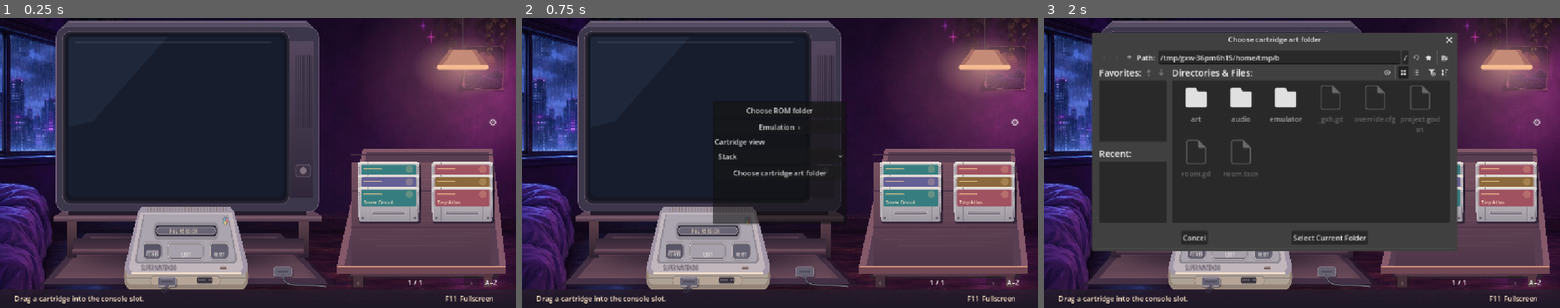
Above: before the commit, frames 1-3 (left to right).
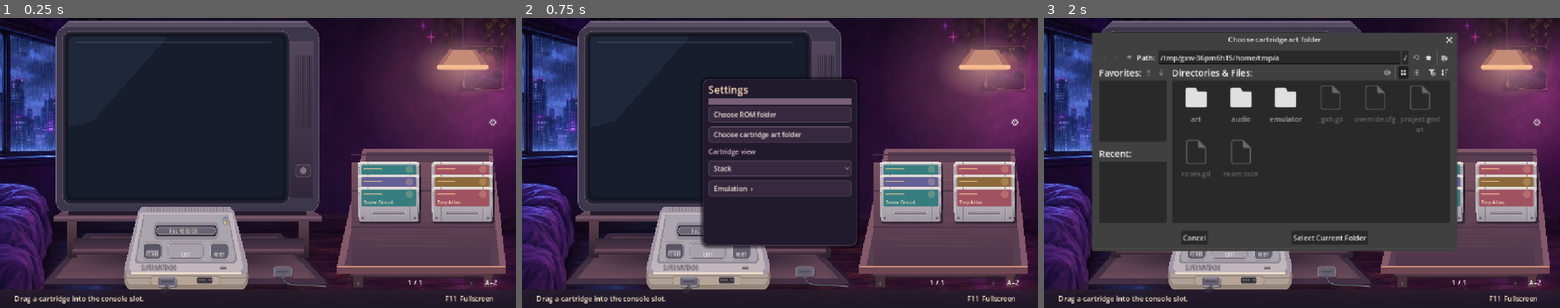
Above: after the commit, the same moments.

Repository: BaconBaps/snes
Game: Godot game, scene res://room.tscn
The game is run twice, just before and just after one commit, with the same random seed, the same clock (stepped at 60 frames per second) and the same inputs.
Inputs:
- Up to frame 1 (0.25 s): no input
- Up to frame 2 (0.75 s): click "⚙" at 0.5 s
- Up to frame 3 (2 s): click "Choose cartridge art folder" at 1.25 s

The runs differ from the first frame. In frame 1, less than 0.1% of the frame differs, in the area x 79-94%, y 49-60%; in frame 2, 9.6%, in the area x 34-94%, y 20-80%; in frame 3, less than 0.1%.

Commit message:
Style settings to match the room and mirror cartridge seam

Diff:
--- a/room.gd
+++ b/room.gd
@@ -203,6 +203,55 @@
 	if config.save(SETTINGS_PATH) != OK:
 		push_warning("Could not save Bedroom Arcade settings.")
 
+func settings_style(fill: String, edge: String, radius: int) -> StyleBoxFlat:
+	var style := StyleBoxFlat.new()
+	style.bg_color = Color(fill)
+	style.border_color = Color(edge)
+	style.set_border_width_all(1)
+	style.set_corner_radius_all(radius)
+	style.content_margin_left = 12
+	style.content_margin_right = 12
+	style.content_margin_top = 7
+	style.content_margin_bottom = 7
+	return style
+
+func make_settings_theme() -> Theme:
+	var theme := Theme.new()
+	theme.default_font_size = 15
+	var panel := settings_style("#211a2c", "#796078", 12)
+	panel.shadow_color = Color("#0a0714b9")
+	panel.shadow_size = 8
+	theme.set_stylebox("panel", "PopupPanel", panel)
+	theme.set_stylebox("panel", "PopupMenu", settings_style("#2b2035", "#796078", 6))
+	theme.set_stylebox("hover", "PopupMenu", settings_style("#654358", "#90697e", 4))
+	theme.set_color("font_color", "PopupMenu", Color("#f5e4db"))
+	theme.set_color("font_color", "Label", Color("#d9bbc8"))
+	var normal := settings_style("#36283e", "#685068", 6)
+	var hover := settings_style("#4e354d", "#ac7c8b", 6)
+	var pressed := settings_style("#654358", "#d4a591", 6)
+	var focus := settings_style("#00000000", "#edb99a", 6)
+	focus.draw_center = false
+	for control_type in ["Button", "OptionButton", "CheckButton"]:
+		theme.set_stylebox("normal", control_type, normal)
+		theme.set_stylebox("hover", control_type, hover)
+		theme.set_stylebox("pressed", control_type, pressed)
+		theme.set_stylebox("hover_pressed", control_type, pressed)
+		theme.set_stylebox("focus", control_type, focus)
+		theme.set_color("font_color", control_type, Color("#f5e4db"))
+		theme.set_color("font_hover_color", control_type, Color("#fff0db"))
+		theme.set_color("font_pressed_color", control_type, Color("#fff0db"))
+	return theme
+
+func add_settings_heading(menu: VBoxContainer, title: String) -> void:
+	var heading := Label.new()
+	heading.text = title
+	heading.add_theme_font_size_override("font_size", 23)
+	heading.add_theme_color_override("font_color", Color("#ffdbc0"))
+	menu.add_child(heading)
+	var divider := HSeparator.new()
+	divider.add_theme_stylebox_override("separator", settings_style("#796078", "#796078", 0))
+	menu.add_child(divider)
+
 func setup_settings() -> void:
 	var picker := FileDialog.new()
 	picker.access = FileDialog.ACCESS_FILESYSTEM
@@ -216,11 +265,14 @@
 
 	var settings := PopupPanel.new()
 	settings.name = "Settings"
+	settings.theme = make_settings_theme()
 	add_child(settings)
 	var menu := VBoxContainer.new()
-	menu.add_theme_constant_override("separation", 6)
+	menu.add_theme_constant_override("separation", 9)
 	settings.add_child(menu)
-	menu.set_anchors_and_offsets_preset(Control.PRESET_FULL_RECT, Control.PRESET_MODE_MINSIZE, 12)
+	menu.set_anchors_and_offsets_preset(Control.PRESET_FULL_RECT, Control.PRESET_MODE_MINSIZE, 17)
+
+	add_settings_heading(menu, "Settings")
 
 	var folder_button := Button.new()
 	folder_button.text = "Choose ROM folder"
@@ -233,9 +285,9 @@
 	menu.add_child(folder_button)
 
 	var emulation_page := VBoxContainer.new()
-	emulation_page.add_theme_constant_override("separation", 6)
+	emulation_page.add_theme_constant_override("separation", 9)
 	settings.add_child(emulation_page)
-	emulation_page.set_anchors_and_offsets_preset(Control.PRESET_FULL_RECT, Control.PRESET_MODE_MINSIZE, 12)
+	emulation_page.set_anchors_and_offsets_preset(Control.PRESET_FULL_RECT, Control.PRESET_MODE_MINSIZE, 17)
 	emulation_page.hide()
 
 	var emulation_button := Button.new()
@@ -243,16 +295,18 @@
 	emulation_button.pressed.connect(func():
 		menu.hide()
 		emulation_page.show()
-		settings.size = Vector2i(300, 302))
+		settings.popup_centered(Vector2i(344, 412)))
 	menu.add_child(emulation_button)
 
 	var back := Button.new()
-	back.text = "‹  Settings"
+	back.text = "‹  Back to settings"
+	back.alignment = HORIZONTAL_ALIGNMENT_LEFT
 	back.pressed.connect(func():
 		emulation_page.hide()
 		menu.show()
-		settings.size = Vector2i(300, 198))
+		settings.popup_centered(Vector2i(344, 288)))
 	emulation_page.add_child(back)
+	add_settings_heading(emulation_page, "Emulation")
 
 	var core_label := Label.new()
 	core_label.text = "SNES core"
@@ -287,6 +341,10 @@
 			picker.current_dir = start_dir
 		picker.popup_centered_ratio(0.8))
 	menu.add_child(art_button)
+	menu.move_child(art_button, folder_button.get_index() + 1)
+	menu.move_child(emulation_button, menu.get_child_count() - 1)
+	for button in [folder_button, art_button, emulation_button]:
+		button.alignment = HORIZONTAL_ALIGNMENT_LEFT
 
 	var gear := Button.new()
 	gear.name = "SettingsButton"
@@ -301,11 +359,12 @@
 		queue_redraw()
 		emulation_page.hide()
 		menu.show()
-		settings.popup_centered(Vector2i(300, 198)))
+		settings.popup_centered(Vector2i(344, 288)))
 	add_child(gear)
 
 func add_emulation_controls(page_controls: VBoxContainer) -> void:
 	var state_buttons := HBoxContainer.new()
+	state_buttons.add_theme_constant_override("separation", 8)
 	for action in ["Save state", "Load state"]:
 		var button := Button.new()
 		button.text = action
@@ -317,6 +376,7 @@
 
 	var state_status := Label.new()
 	state_status.text = "One state per game and core"
+	state_status.add_theme_font_size_override("font_size", 13)
 	emulator.state_result.connect(func(result: String): state_status.text = result)
 	page_controls.add_child(state_status)
 
@@ -819,8 +879,9 @@
 		Vector2(width - 2, 3), Vector2(width, 7)], "#ded8d4")
 	line(Vector2(8, 1.8), Vector2(width - 8, 1.8), "#f5ece0")
 	for x in [22.0, width - 22.0]:
-		line(Vector2(x + 1, 1.5), Vector2(x, 7), "#938a91")
-		line(Vector2(x + 2, 2), Vector2(x + 1, 7), "#eee5de")
+		var tilt := 1.0 if x < width / 2.0 else -1.0
+		line(Vector2(x + tilt, 1.5), Vector2(x, 7), "#938a91")
+		line(Vector2(x + tilt + 1, 2), Vector2(x + 1, 7), "#eee5de")
 
 	var body := PackedVector2Array([Vector2(0, 7), Vector2(width, 7),
 		Vector2(width - 2, visible_height - 4), Vector2(width - 6, visible_height),
